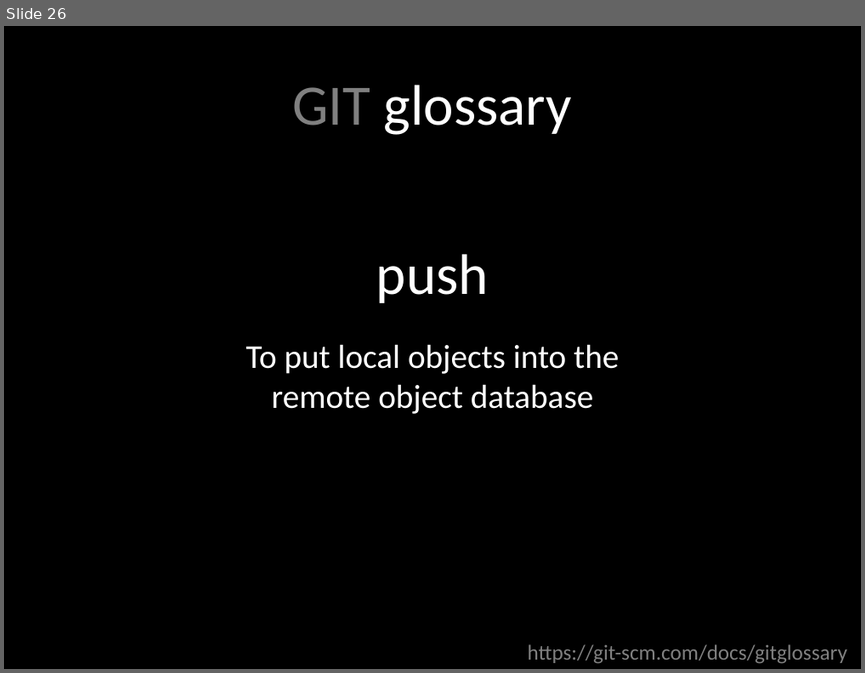
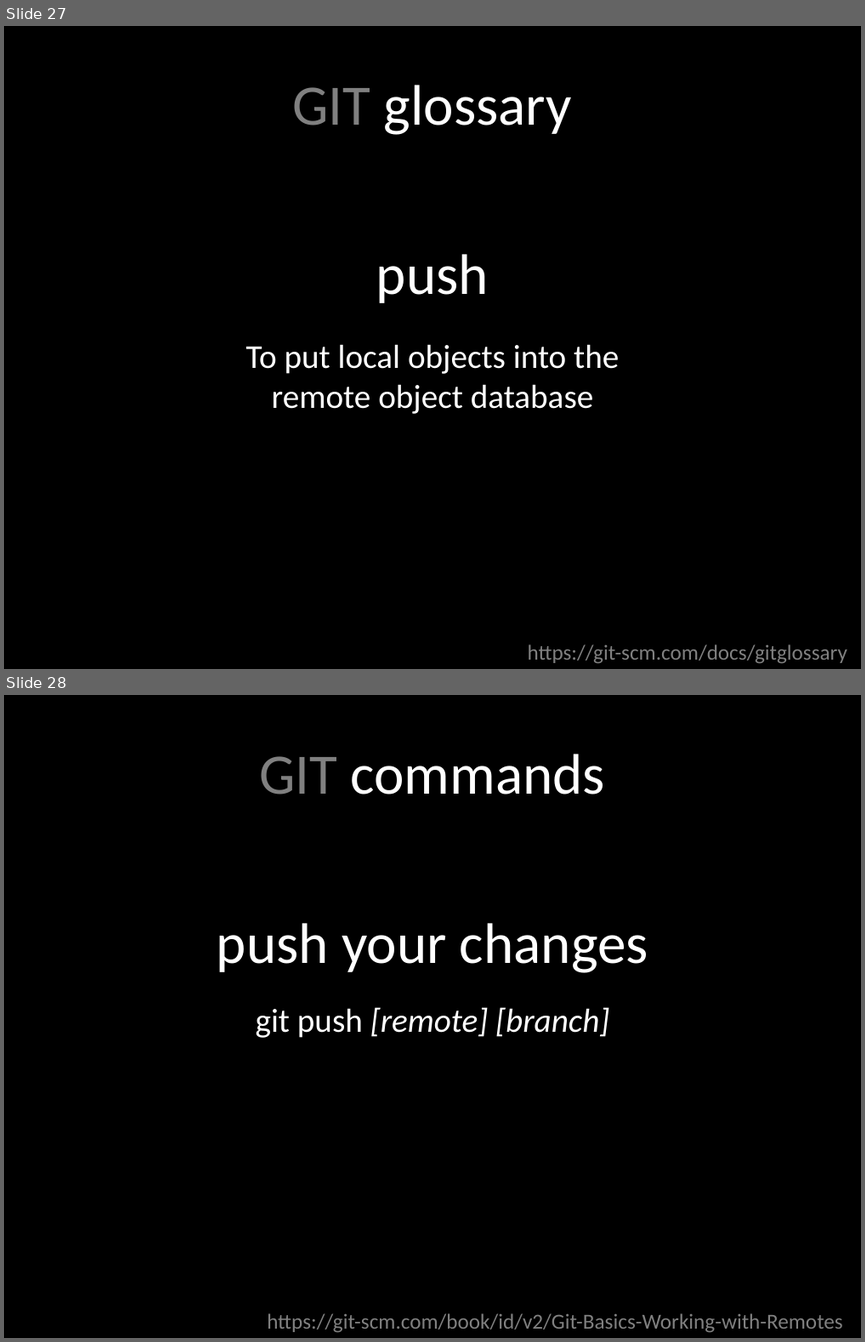
Before and after one commit to rocboronat/from-cvs-to-git, a slide deck: From CVS to GIT.pptx. Shown one above the other, each under a label of ours: slide 26 before the commit, slides 27 and 28 after it. The pictures are 865x673 and 865x1342 pixels, drawn with LibreOffice and Linux fonts; fonts in the diff are those of the drawing. Boxes give left, top, right and bottom in pixels: in the first picture for what was removed or moved away, otherwise in the second. Text is boxed around its words. In the diff, an @@ line names an element or a change of style, - is before the commit and + after.

Commit message:
Work with remotes: adding, pushing and pulling

```diff
--- a/From CVS to GIT.pptx
+++ b/From CVS to GIT.pptx
@@ slide 28 added at [4, 695, 861, 1338], background #000000 @@
@@ text added at [259, 754, 606, 794], 48 pt, text #FFFFFF @@
+GIT commands
@@ text added at [216, 923, 648, 973], 48 pt, text #FFFFFF @@
+push your changes
@@ text added at [256, 1007, 609, 1038], 28 pt, text #FFFFFF, italic @@
+git push [remote] [branch]
@@ text added at [267, 1313, 843, 1332], 18 pt, text #808080 @@
+https://git-scm.com/book/id/v2/Git-Basics-Working-with-Remotes
@@ what was slide 26 is now slide 27 @@
```
Also in this commit, not shown: 1 slide changed, 3 other slides added.
